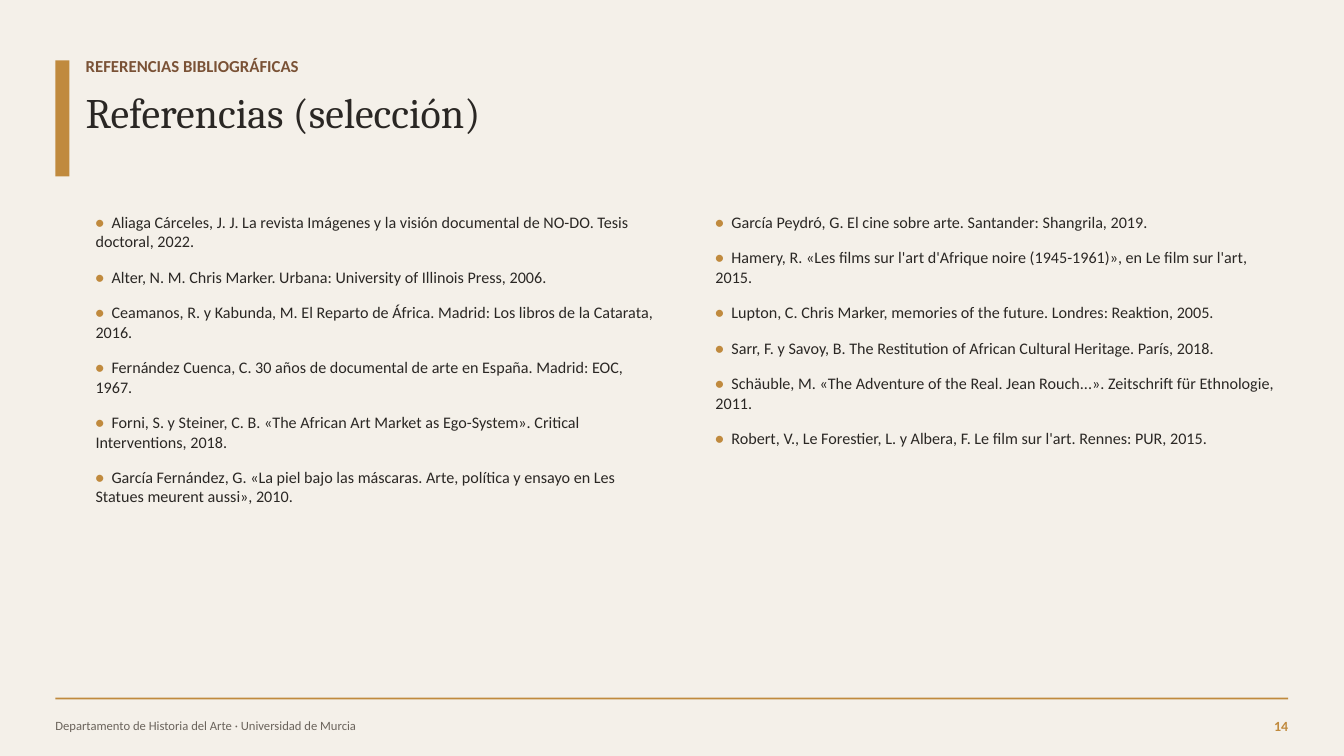
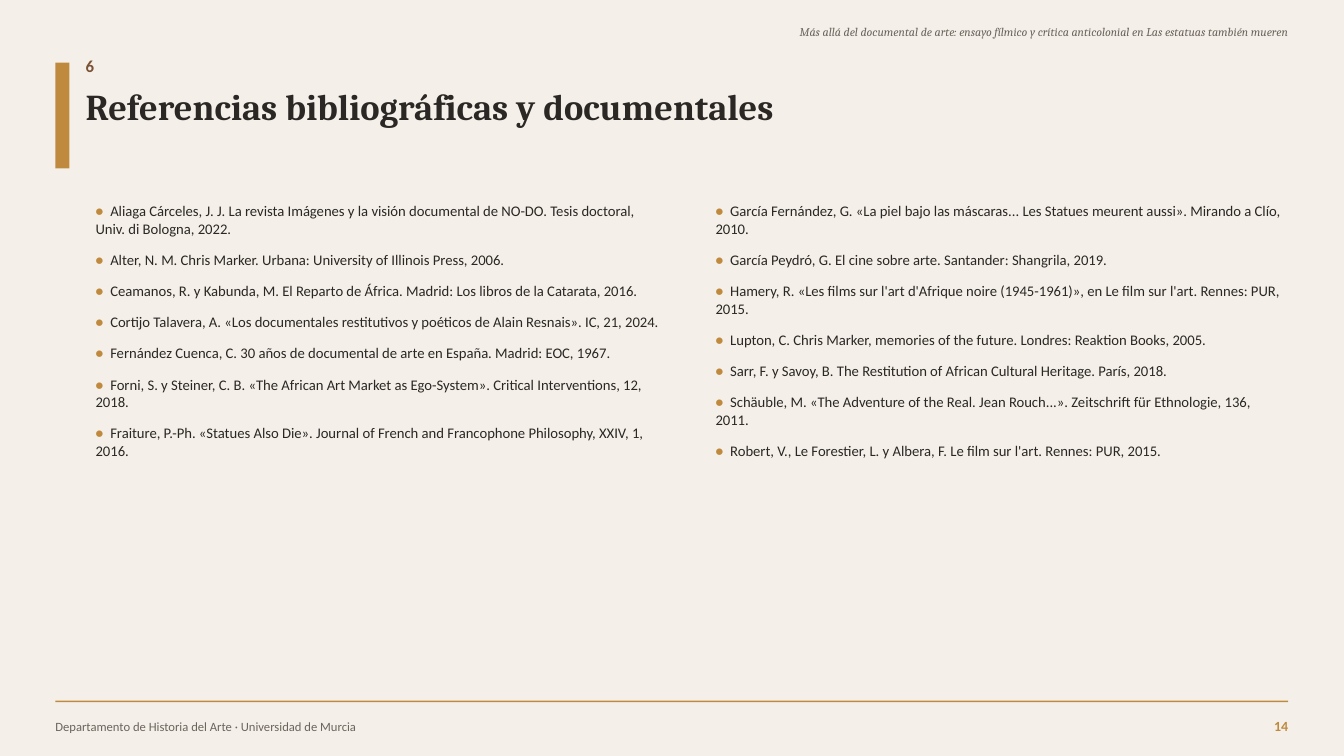
Before and after one commit to facundonicolasvgg/pedritojoseunitfg, a slide deck: slide 14 of Defensa_TFG_Las_estatuas_tambien_mueren.pptx. Drawn at 1344x756 pixels with LibreOffice and Linux fonts; fonts in the diff are those of the drawing. Boxes give left, top, right and bottom in pixels: in the first picture for what was removed or moved away, otherwise in the second. Text is boxed around its words. In the diff, an @@ line names an element or a change of style, - is before the commit and + after.

Commit message:
Reestructura la presentación según el formato de las TFG de referencia (epígrafes canónicos, título corrido, metodología como fuentes)

```diff
--- a/Defensa_TFG_Las_estatuas_tambien_mueren.pptx
+++ b/Defensa_TFG_Las_estatuas_tambien_mueren.pptx
@@ text added at box(800, 28, 1288, 39), 8.5 pt, text #6B645C, italic @@
+Más allá del documental de arte: ensayo fílmico y crítica anticolonial en Las estatuas también mueren
@@ rectangle: place and size @@
-rectangle at box(55, 60, 70, 176)
+rectangle at box(55, 63, 70, 168)
@@ text added at box(86, 60, 94, 72), 12 pt, text #7A5236, bold @@
+6
@@ text at box(86, 94, 773, 128): text changed; size 12 to 26 pt; font Calibri to Cambria; text colour #7A5236 to #2A2724 @@
-REFERENCIAS BIBLIOGRÁFICAS
+Referencias bibliográficas y documentales
@@ text removed at box(86, 98, 480, 134) @@
-Referencias (selección)
@@ text "• Aliaga Cárceles, J. J. ...": place and size @@
-text "• Aliaga Cárceles, J. J. ..." at box(96, 217, 653, 504)
+text "• Aliaga Cárceles, J. J. ..." at box(96, 205, 658, 456)
@@ text at box(96, 205, 635, 237): text changed; size 11.5 to 10.5 pt @@
-• Aliaga Cárceles, J. J. La revista Imágenes y la visión documental de NO-DO. Tesis doctoral, 2022.
+• Aliaga Cárceles, J. J. La revista Imágenes y la visión documental de NO-DO. Tesis doctoral, Univ. di Bologna, 2022.
@@ text "• García Fernández, G. «La ...": place and size @@
-text "• García Fernández, G. «La ..." at box(715, 217, 1274, 447)
+text "• García Fernández, G. «La ..." at box(716, 205, 1281, 459)
@@ text at box(716, 205, 1281, 234): paragraph added @@
+• García Fernández, G. «La piel bajo las máscaras... Les Statues meurent aussi». Mirando a Clío, 2010.
@@ text at box(110, 254, 637, 361): size 12 to 11 pt in "•", "•", "•"; size 11.5 to 10.5 pt in "Alter, N. M. Chris Marker. Urbana: University ...", "Ceamanos, R. y Kabunda, M. El Reparto ...", "Fernández Cuenca, C. 30 años de documental ..."; less space between paragraphs @@
@@ text at box(730, 254, 1167, 459): size 12 to 11 pt in "•", "•", "•"; size 11.5 to 10.5 pt in "García Peydró, G. El cine sobre arte. ...", "Sarr, F. y Savoy, B. The Restitution ...", "Robert, V., Le Forestier, L. y Albera, ..."; less space between paragraphs @@
@@ text at box(716, 285, 1280, 348): text changed; size 11.5 to 10.5 pt @@
-• Hamery, R. «Les films sur l'art d'Afrique noire (1945-1961)», en Le film sur l'art, 2015.
-• Lupton, C. Chris Marker, memories of the future. Londres: Reaktion, 2005.
+• Hamery, R. «Les films sur l'art d'Afrique noire (1945-1961)», en Le film sur l'art. Rennes: PUR, 2015.
+• Lupton, C. Chris Marker, memories of the future. Londres: Reaktion Books, 2005.
@@ text at box(110, 317, 658, 330): paragraph added @@
+• Cortijo Talavera, A. «Los documentales restitutivos y poéticos de Alain Resnais». IC, 21, 2024.
@@ text at box(96, 379, 643, 456): text changed; size 11.5 to 10.5 pt @@
-• Forni, S. y Steiner, C. B. «The African Art Market as Ego-System». Critical Interventions, 2018.
-• García Fernández, G. «La piel bajo las máscaras. Arte, política y ensayo en Les Statues meurent aussi», 2010.
+• Forni, S. y Steiner, C. B. «The African Art Market as Ego-System». Critical Interventions, 12, 2018.
+• Fraiture, P.-Ph. «Statues Also Die». Journal of French and Francophone Philosophy, XXIV, 1, 2016.
@@ text at box(716, 396, 1251, 425): text changed; size 11.5 to 10.5 pt @@
-• Schäuble, M. «The Adventure of the Real. Jean Rouch...». Zeitschrift für Ethnologie, 2011.
+• Schäuble, M. «The Adventure of the Real. Jean Rouch...». Zeitschrift für Ethnologie, 136, 2011.
```
Also in this commit, not shown: 14 other slides changed, 1 other file.
